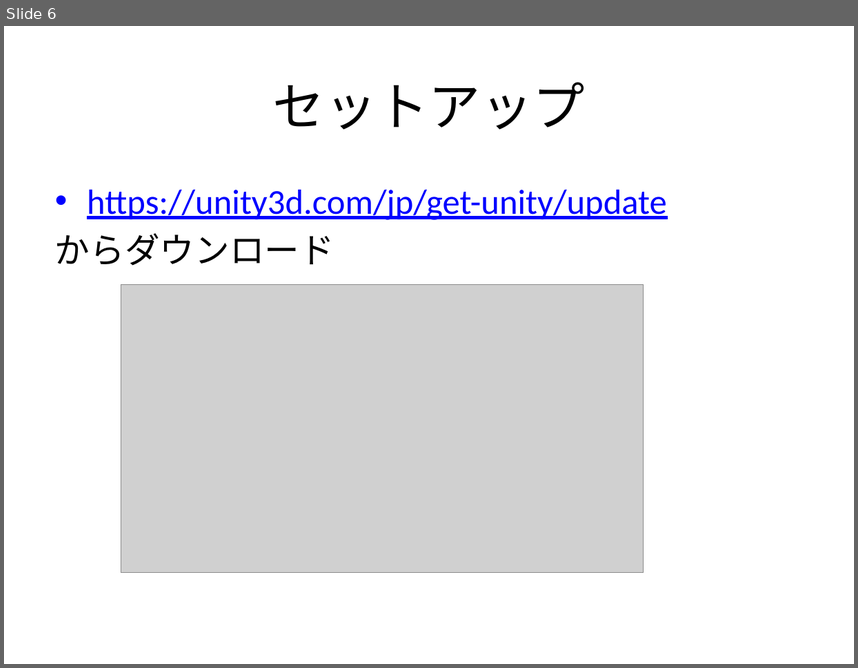
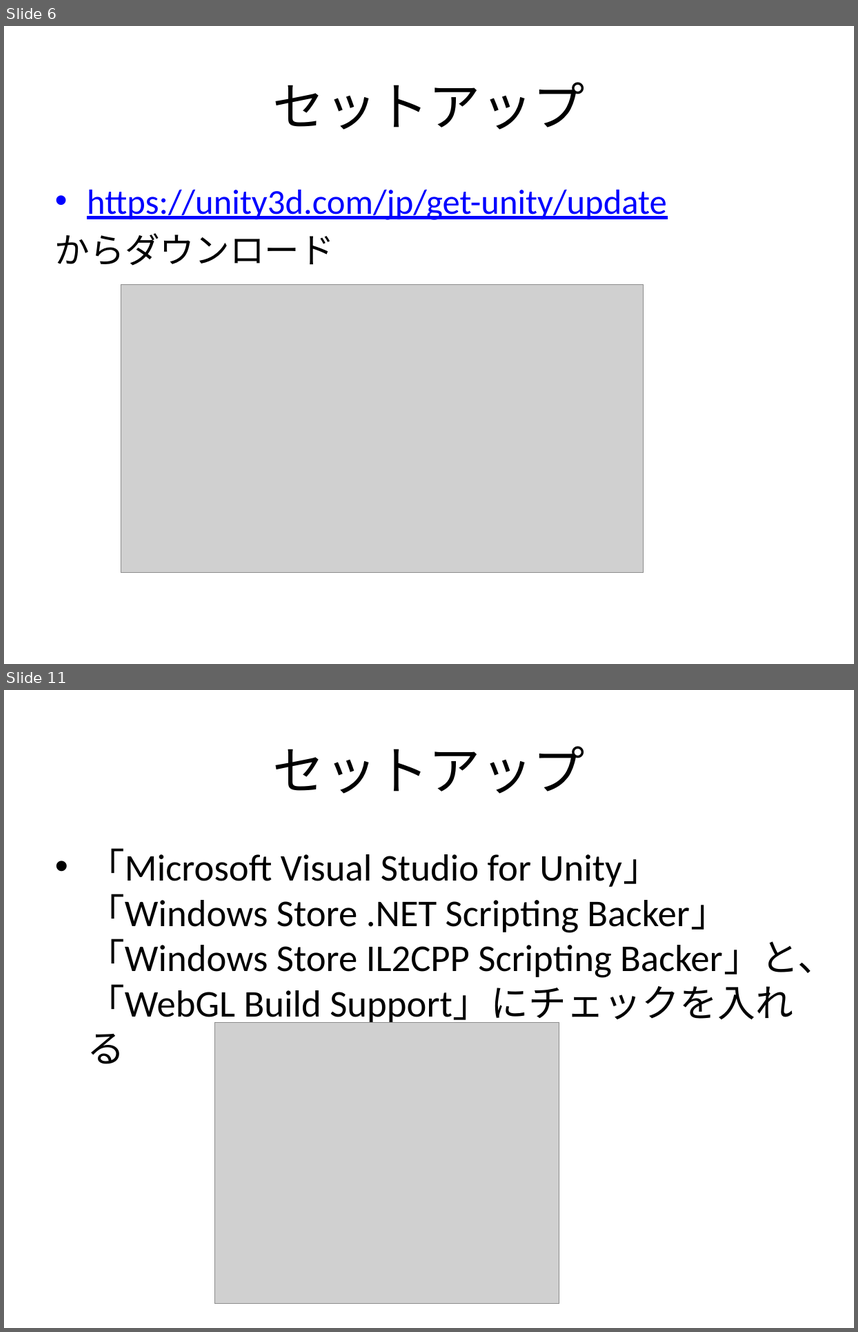
Before and after one commit to orochitungus/madoka_BAW, a slide deck: 講座資料/ゲーム開発講座２.pptx. Shown one above the other, each under a label of ours: slide 6 before the commit, slides 6 and 11 after it; the slides between them are not shown. The pictures are 858x668 and 858x1332 pixels, drawn with LibreOffice and Linux fonts; fonts in the diff are those of the drawing; grey boxes stand for pictures. Boxes give left, top, right and bottom in pixels: in the first picture for what was removed or moved away, otherwise in the second. Text is boxed around its words. In the diff, an @@ line names an element or a change of style, - is before the commit and + after.

Commit message:
資料2をアップ

```diff
--- a/講座資料/ゲーム開発講座２.pptx
+++ b/講座資料/ゲーム開発講座２.pptx
@@ slide 11 added at (x1=4, y1=690, x2=854, y2=1328), background #FFFFFF @@
@@ title added at (x1=273, y1=746, x2=585, y2=793), 44 pt, text #000000 @@
+セットアップ
@@ text added at (x1=87, y1=848, x2=835, y2=1026), 32 pt, text #000000 @@
+• 「Microsoft Visual Studio for Unity」「Windows Store .NET Scripting Backer」「Windows Store IL2CPP Scripting Backer」と、「WebGL Build Support」にチェックを入れる
@@ picture added at (x1=215, y1=1023, x2=559, y2=1304) @@
```
Also in this commit, not shown: 1 slide changed, 14 other slides added.
